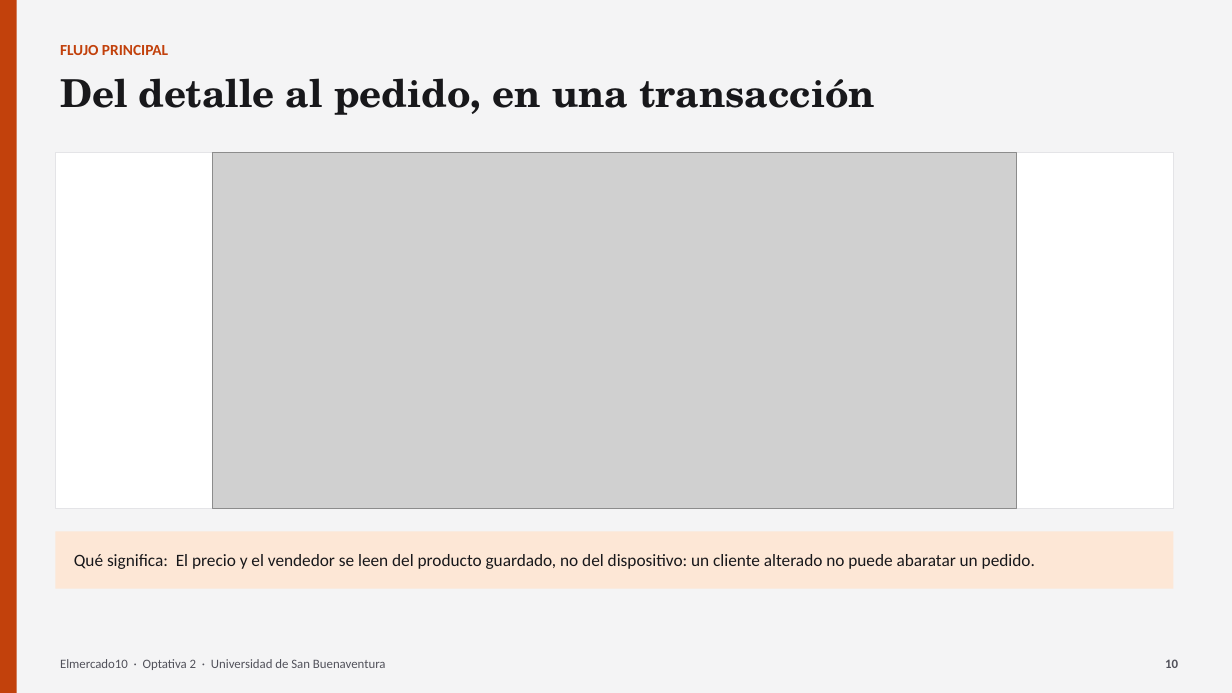
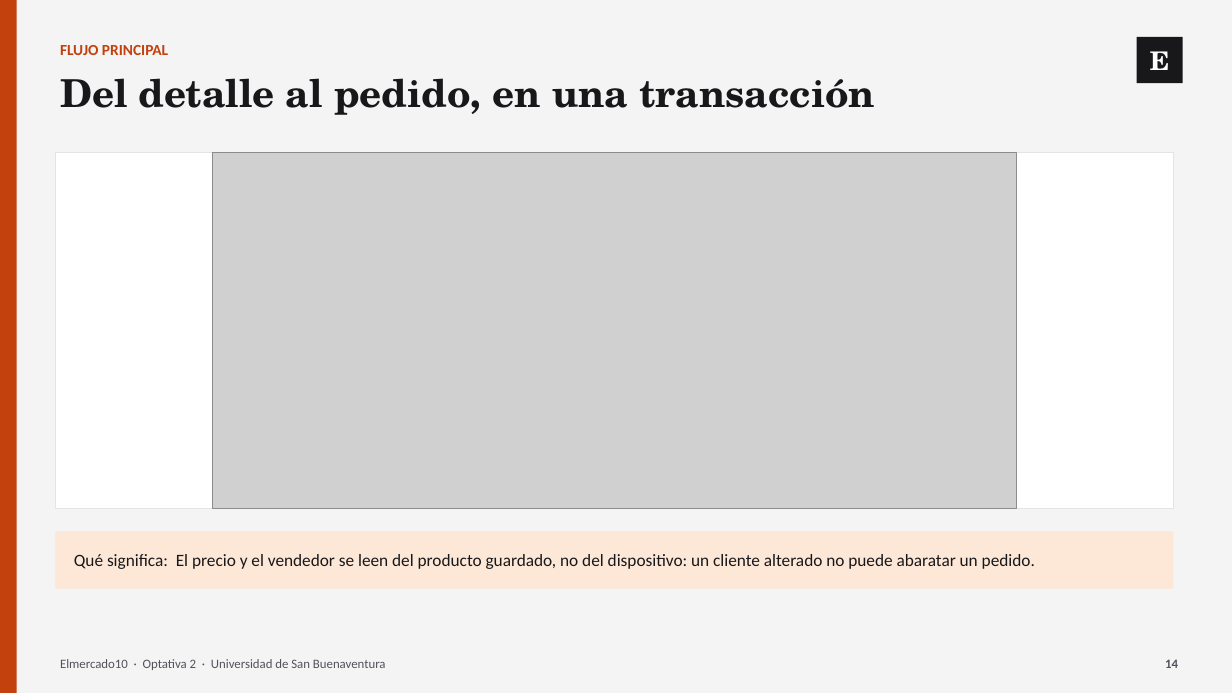
Before and after one commit to JuanXD2201/Elmercado10, a slide deck: slide 14 of DOCUMENTACION_ELMERCADO10/08_PRESENTACION/Presentacion_Elmercado10.pptx (slide 10 before the commit). Drawn at 1232x693 pixels with LibreOffice and Linux fonts; fonts in the diff are those of the drawing; grey boxes stand for pictures. Boxes give left, top, right and bottom in pixels: in the first picture for what was removed or moved away, otherwise in the second. Text is boxed around its words. In the diff, an @@ line names an element or a change of style, - is before the commit and + after.

```diff
--- a/DOCUMENTACION_ELMERCADO10/08_PRESENTACION/Presentacion_Elmercado10.pptx
+++ b/DOCUMENTACION_ELMERCADO10/08_PRESENTACION/Presentacion_Elmercado10.pptx
@@ rectangle added at (x1=1137, y1=37, x2=1183, y2=83), fill #18181B, 20 pt, text #FFFFFF, bold @@
+E
@@ text at (x1=1165, y1=659, x2=1178, y2=668): text changed @@
-10
+14
```
Also in this commit, not shown: 14 other slides changed, 8 slides added, 3 slides removed, 41 other files.
